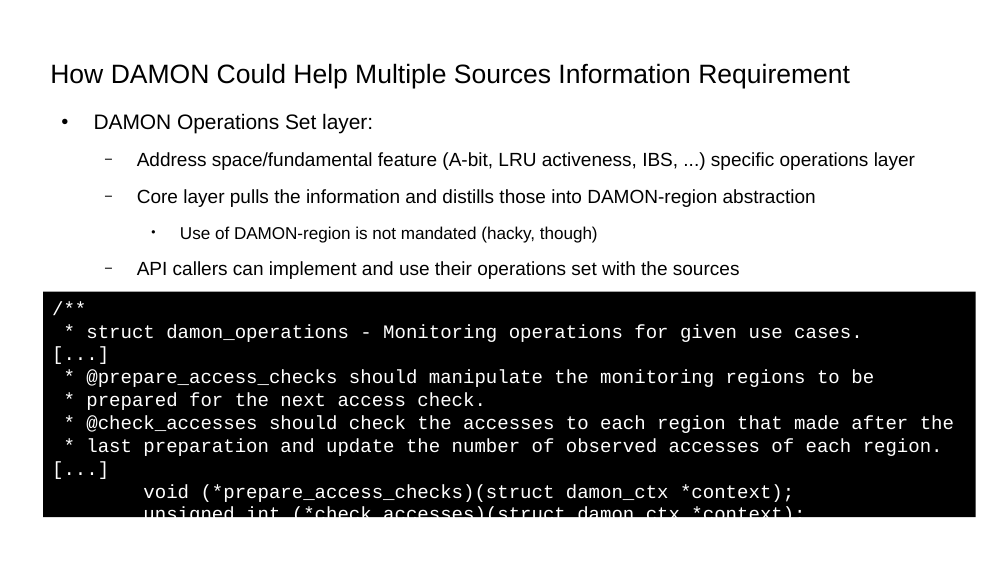
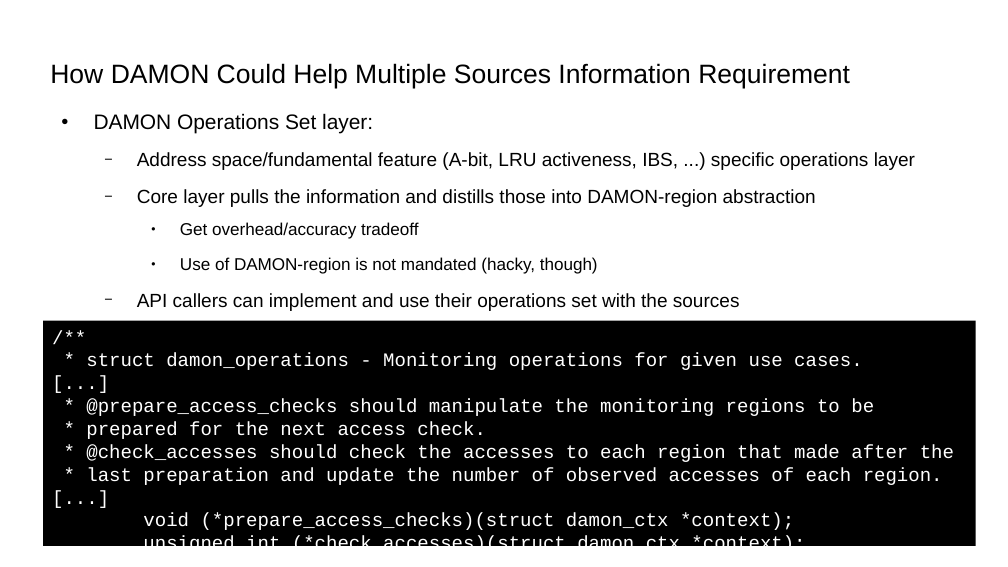
Before and after one commit to damonitor/talks, a slide deck: slide 4 of 2025/lsfmmbpf/damon_requirements_lsfmmbpf_2025.odp. Drawn at 1008x567 pixels with LibreOffice and Linux fonts; fonts in the diff are those of the drawing. Boxes give left, top, right and bottom in pixels: in the first picture for what was removed or moved away, otherwise in the second. Text is boxed around its words. In the diff, an @@ line names an element or a change of style, - is before the commit and + after.

```diff
--- a/2025/lsfmmbpf/damon_requirements_lsfmmbpf_2025.odp
+++ b/2025/lsfmmbpf/damon_requirements_lsfmmbpf_2025.odp
@@ text at (180, 222, 419, 239): paragraph added @@
+    ● Get overhead/accuracy tradeoff
@@ rectangle "/**": place and size @@
-rectangle "/**" at (43, 292, 976, 517)
+rectangle "/**" at (43, 321, 976, 546)
```
Also in this commit, not shown: 1 other slide changed, 2 slides added, 3 other files.
